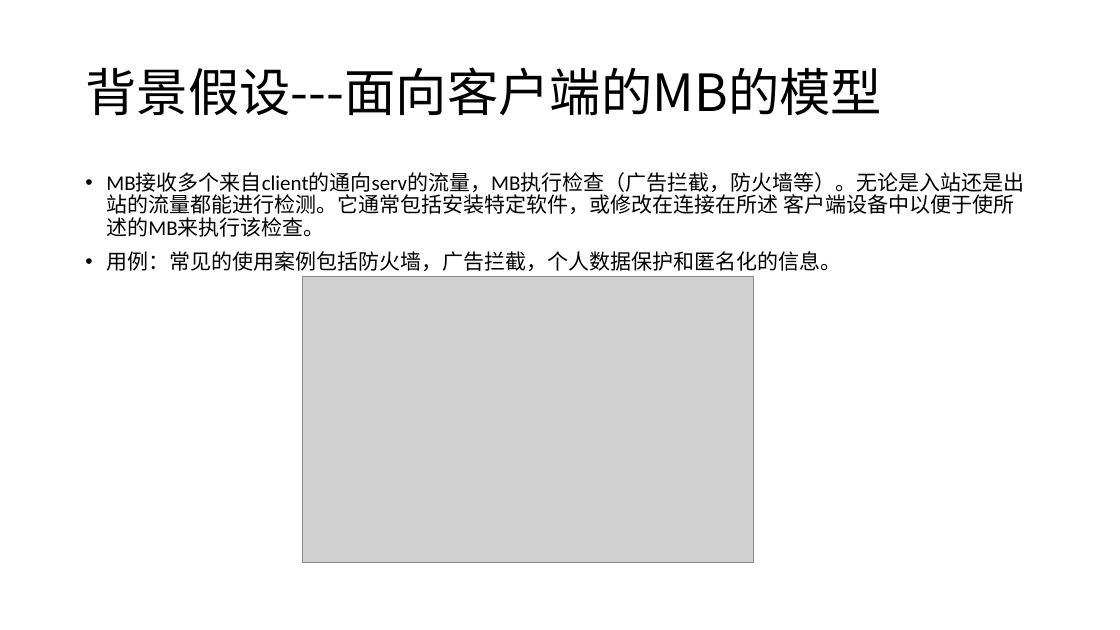
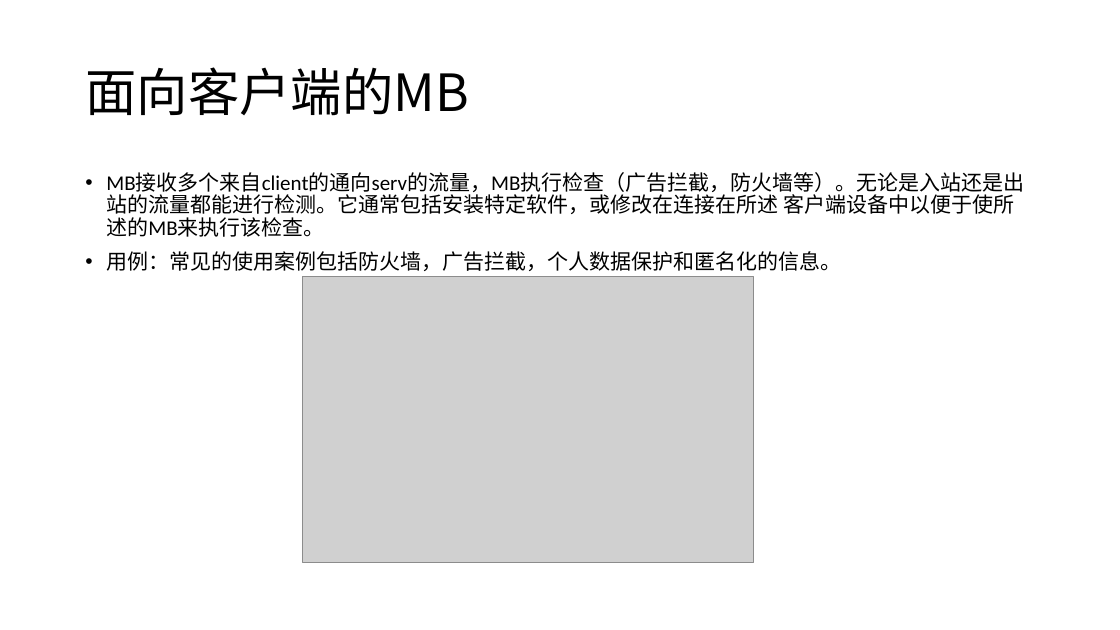
Before and after one commit to mikami-yua/security_papers, a slide deck: slide 10 of 深度包检测.pptx (slide 17 before the commit). Drawn at 1120x630 pixels with LibreOffice and Linux fonts; fonts in the diff are those of the drawing; grey boxes stand for pictures. Boxes give left, top, right and bottom in pixels: in the first picture for what was removed or moved away, otherwise in the second. Text is boxed around its words. In the diff, an @@ line names an element or a change of style, - is before the commit and + after.

```diff
--- a/深度包检测.pptx
+++ b/深度包检测.pptx
@@ title at [85, 67, 469, 116]: text changed @@
-背景假设---面向客户端的MB的模型
+面向客户端的MB
```
Also in this commit, not shown: 32 other slides changed, 9 slides added, 8 slides removed, 19 other files.
